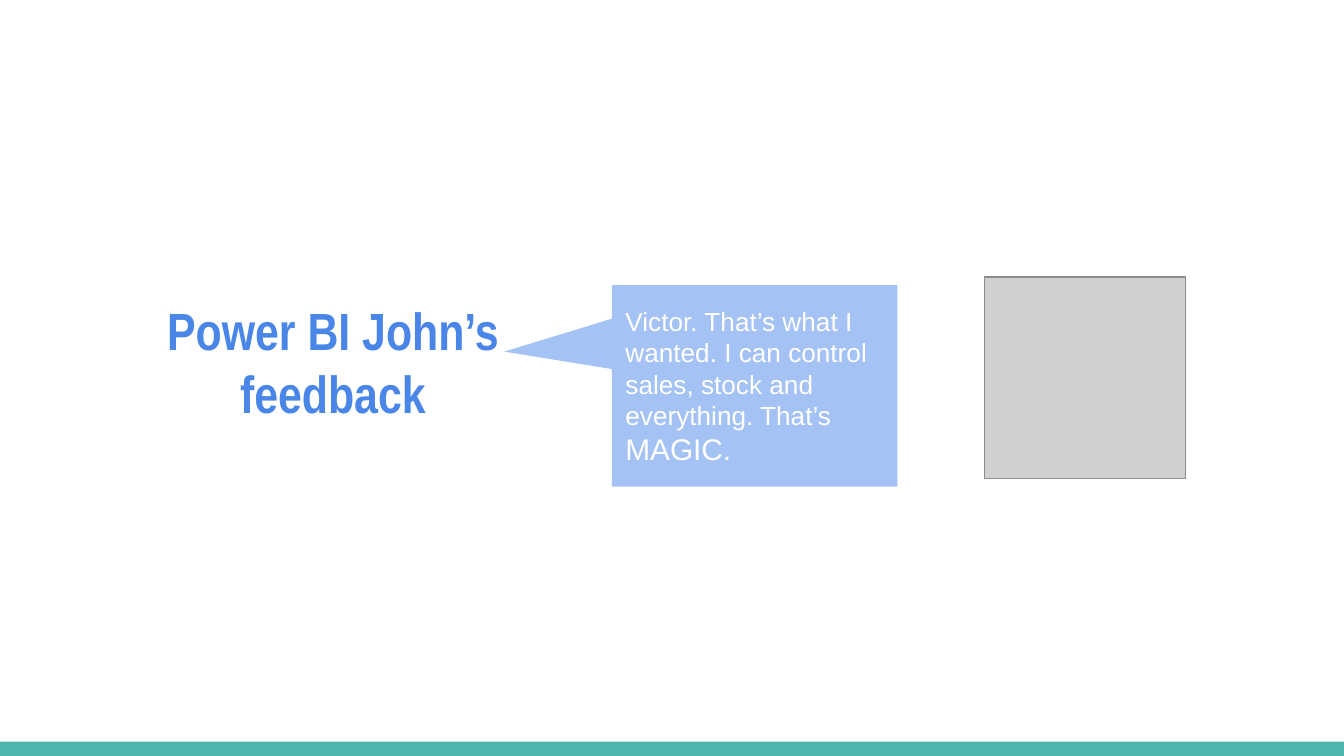
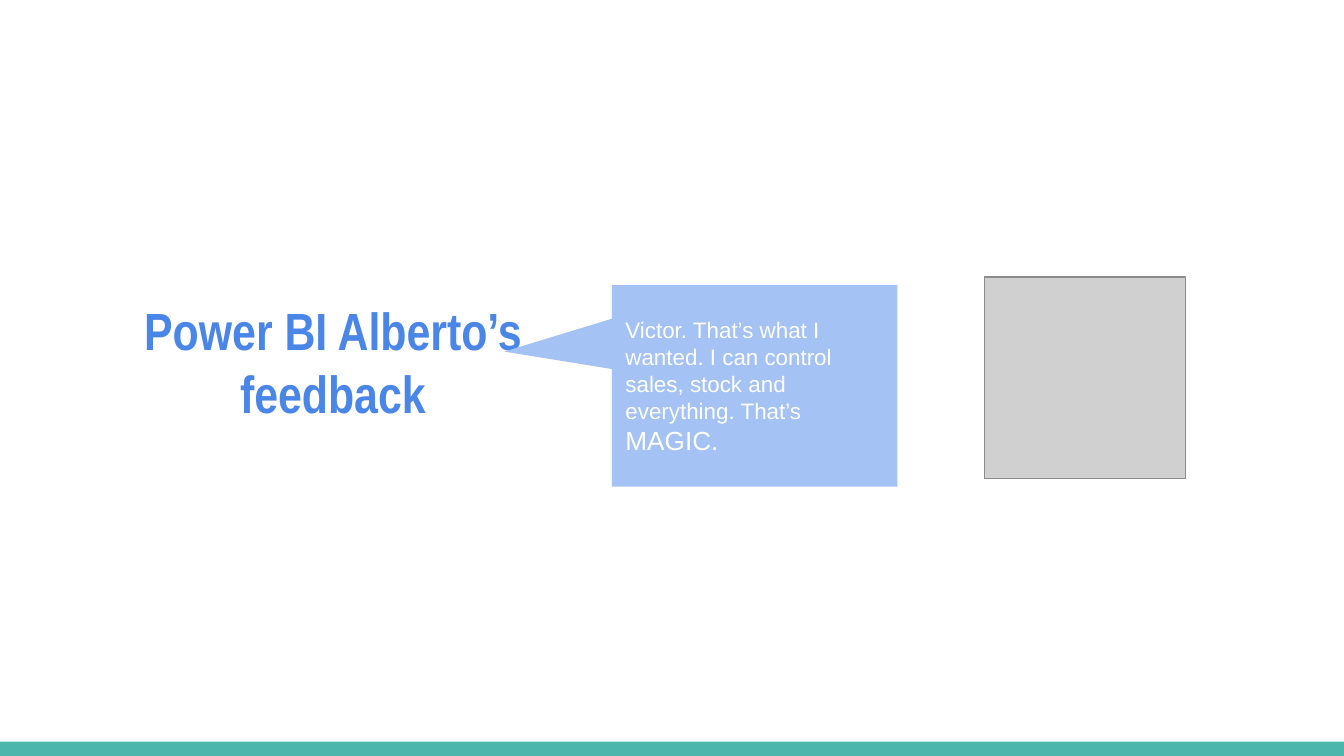
Before and after one commit to victortg1988/finalprojectIH_bikehopsalesprediction, a slide deck: slide 9 of Sales Prediction - Final Project (1).pptx. Drawn at 1344x756 pixels with LibreOffice and Linux fonts; fonts in the diff are those of the drawing; grey boxes stand for pictures. Boxes give left, top, right and bottom in pixels: in the first picture for what was removed or moved away, otherwise in the second. Text is boxed around its words. In the diff, an @@ line names an element or a change of style, - is before the commit and + after.

```diff
--- a/Sales Prediction - Final Project (1).pptx
+++ b/Sales Prediction - Final Project (1).pptx
@@ rounded speech box "Victor. That’s what I wanted. ..." at (612, 285, 896, 487): size 14 to 12 pt; size 16 to 14 pt in "MAGIC." @@
@@ title at (144, 312, 522, 414): text changed @@
-Power BI John’s feedback
+Power BI Alberto’s feedback
```
Also in this commit, not shown: 4 other slides changed, 1 other file.
